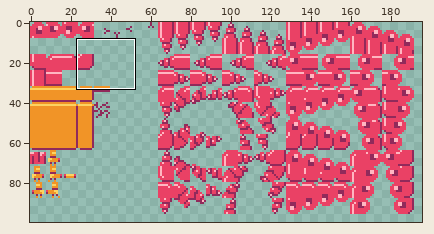
File history of a sprite sheet, data/image/sprites.png. Above: a wide view before the commit, with the close-up outlined.
Close-up. Before:
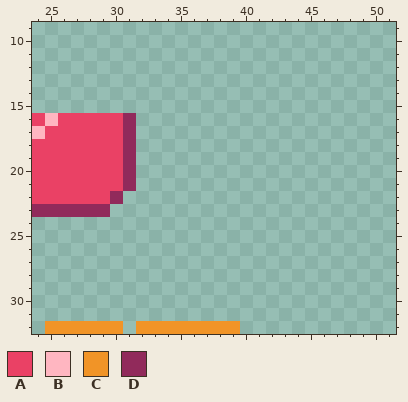
The file is 256x128 pixels. Shown: x 24..51, y 9..32. The wide view leaves out empty margins.
Palette (. is transparent): A #ea4165  B #ffb6c1  C #f19427  D #912a5b
Pixels before, first column x 24:
16 ABAAAAAD........
17 BAAAAAAD........
18 AAAAAAAD........
19 AAAAAAAD........
20 AAAAAAAD........
21 AAAAAAAD........
22 AAAAAAD.........
23 DDDDDD..........
24 ................
25 ................
26 ................
27 ................
28 ................
29 ................
30 ................
31 ................
32 .CCCCCC.CCCCCCCC
The same view after the edit:
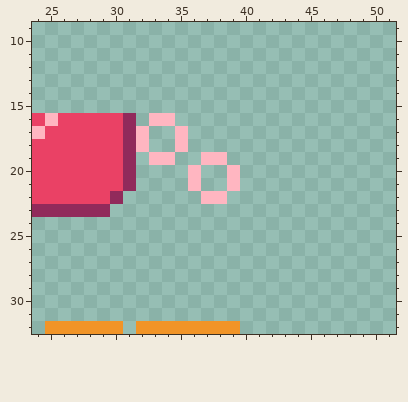
Changes in this commit:
Changed rows in their new state; - is an unchanged pixel.
first column x 32:
16 -BB-----
17 B--B----
18 B--B----
19 -BB--BB-
20 ----B--B
21 ----B--B
22 -----BB-
Changed places in both close-ups, as pixel boxes (x1, y1, x2, y2):
added: (136, 113, 240, 204)
